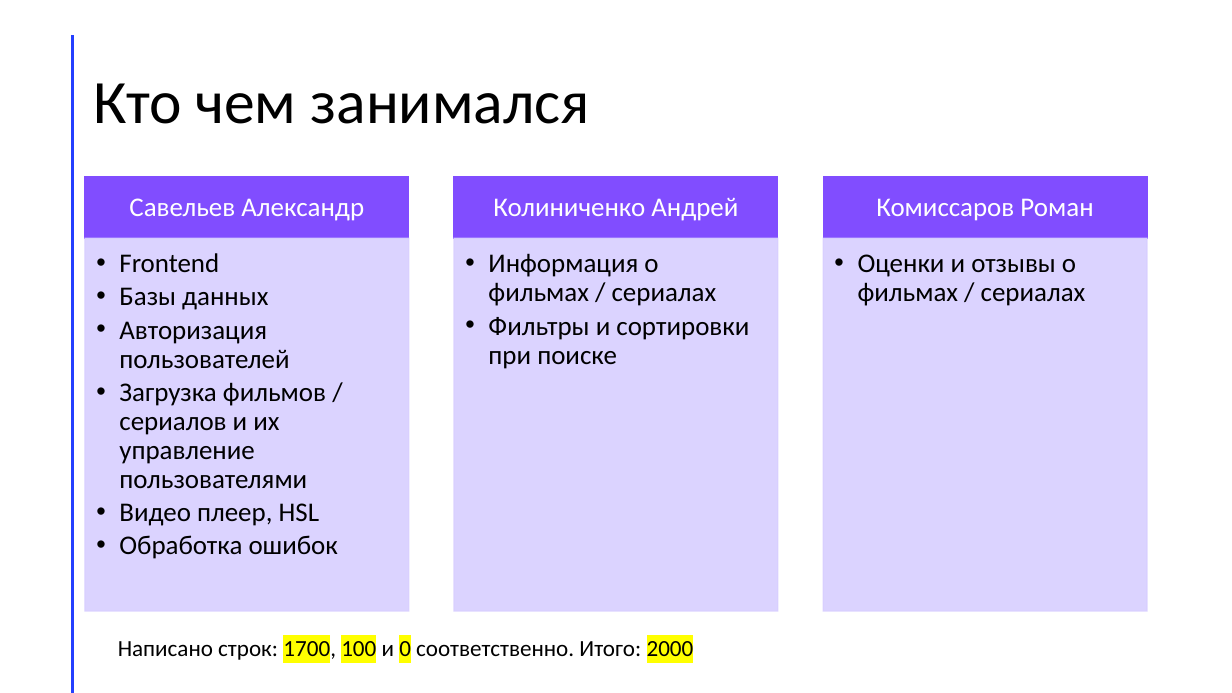
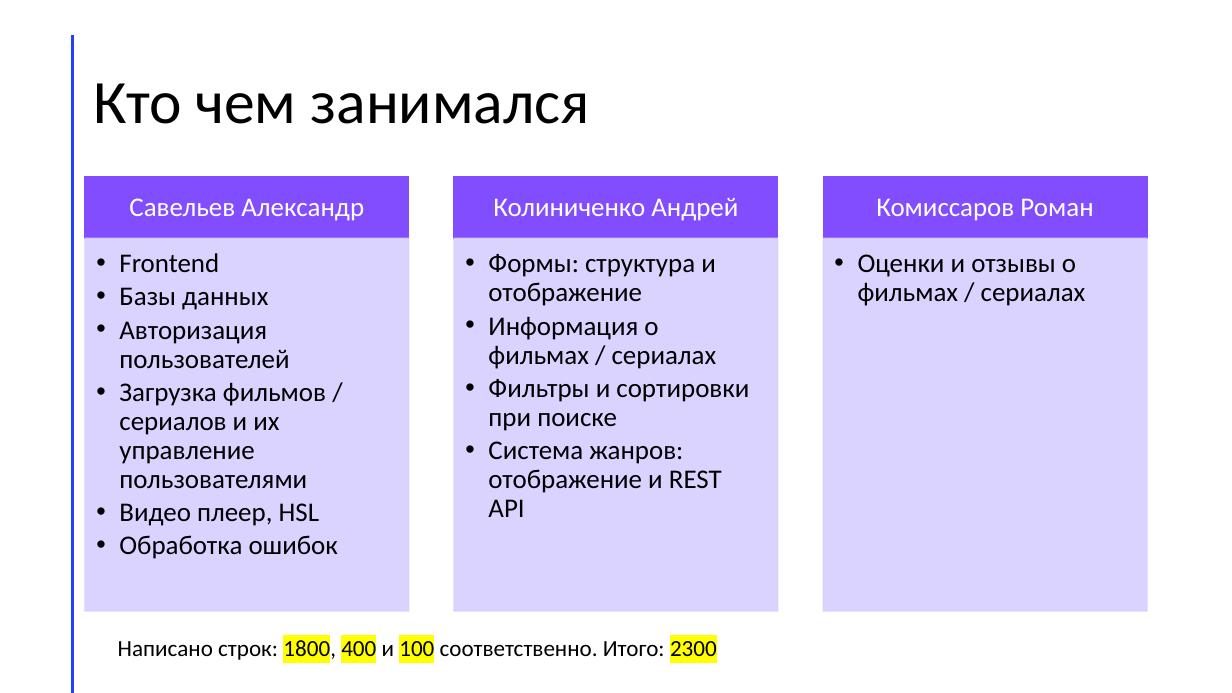
Before and after one commit to AlexSavelev/MoviePoint, a slide deck: slide 9 of presentation/Presentation.pptx. Drawn at 1232x693 pixels with LibreOffice and Linux fonts; fonts in the diff are those of the drawing. Boxes give left, top, right and bottom in pixels: in the first picture for what was removed or moved away, otherwise in the second. Text is boxed around its words. In the diff, an @@ line names an element or a change of style, - is before the commit and + after.

```diff
--- a/presentation/Presentation.pptx
+++ b/presentation/Presentation.pptx
@@ text at (488, 254, 716, 306): paragraph added @@
+  • Формы: структура и отображение
@@ text at (488, 441, 722, 517): paragraph added @@
+  • Система жанров: отображение и REST API
@@ text at (118, 636, 717, 662): text changed @@
-Написано строк: 1700, 100 и 0 соответственно. Итого: 2000
+Написано строк: 1800, 400 и 100 соответственно. Итого: 2300
```
Also in this commit, not shown: 2 other slides changed, 3 other files.
